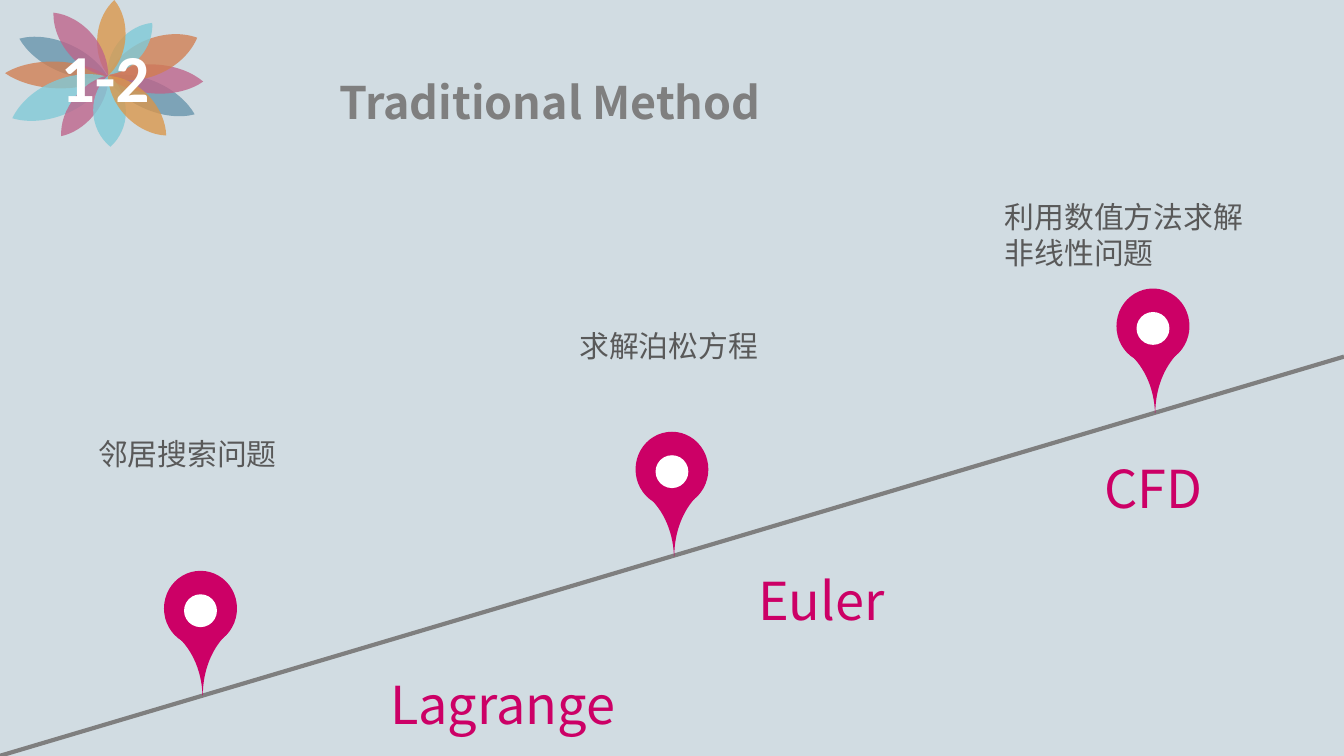
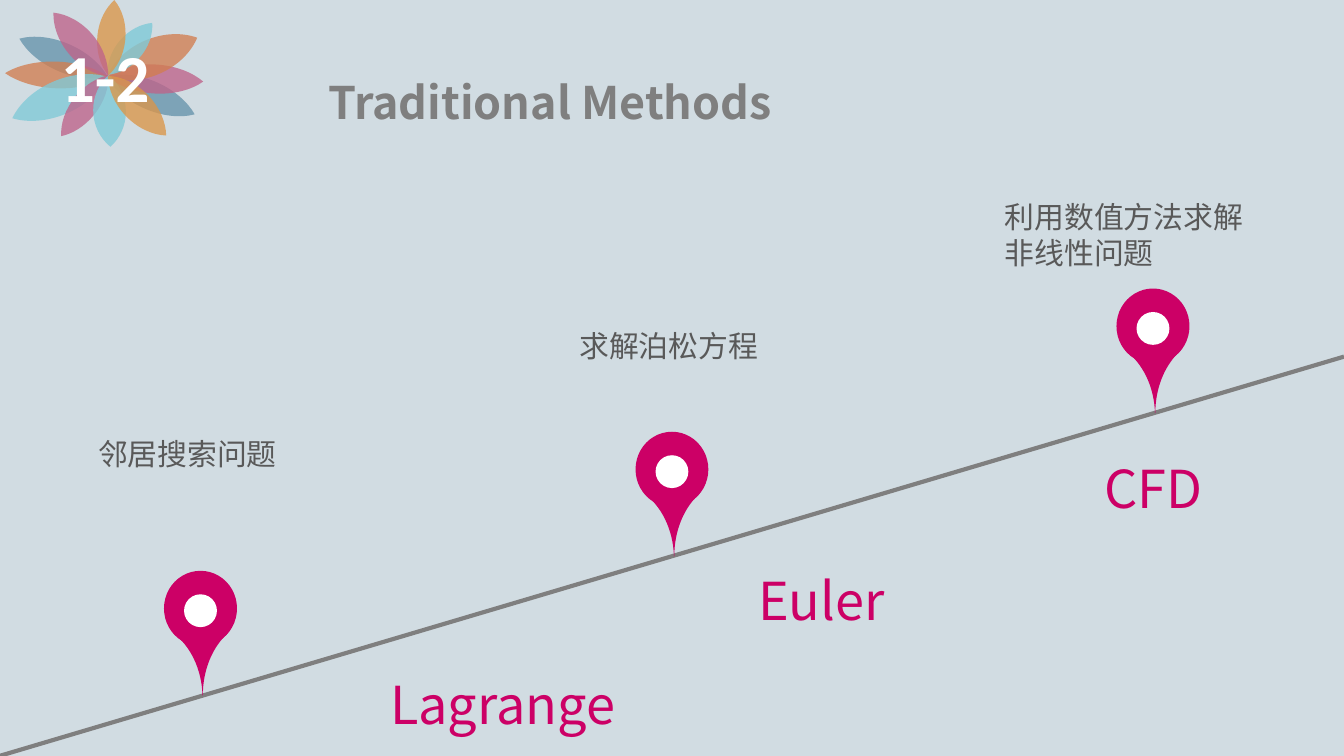
Before and after one commit to XiaoYunZi1001/ACM, a slide deck: slide 5 of presentation/1-9.ppt. Drawn at 1344x756 pixels with LibreOffice and Linux fonts; fonts in the diff are those of the drawing. Boxes give left, top, right and bottom in pixels: in the first picture for what was removed or moved away, otherwise in the second. Text is boxed around its words. In the diff, an @@ line names an element or a change of style, - is before the commit and + after.

```diff
--- a/presentation/1-9.ppt
+++ b/presentation/1-9.ppt
@@ text at [328,83,771,120]: text changed @@
-Traditional Method
+Traditional Methods
```
Also in this commit, not shown: 5 other slides changed, 5 slides added, 1 other file.
